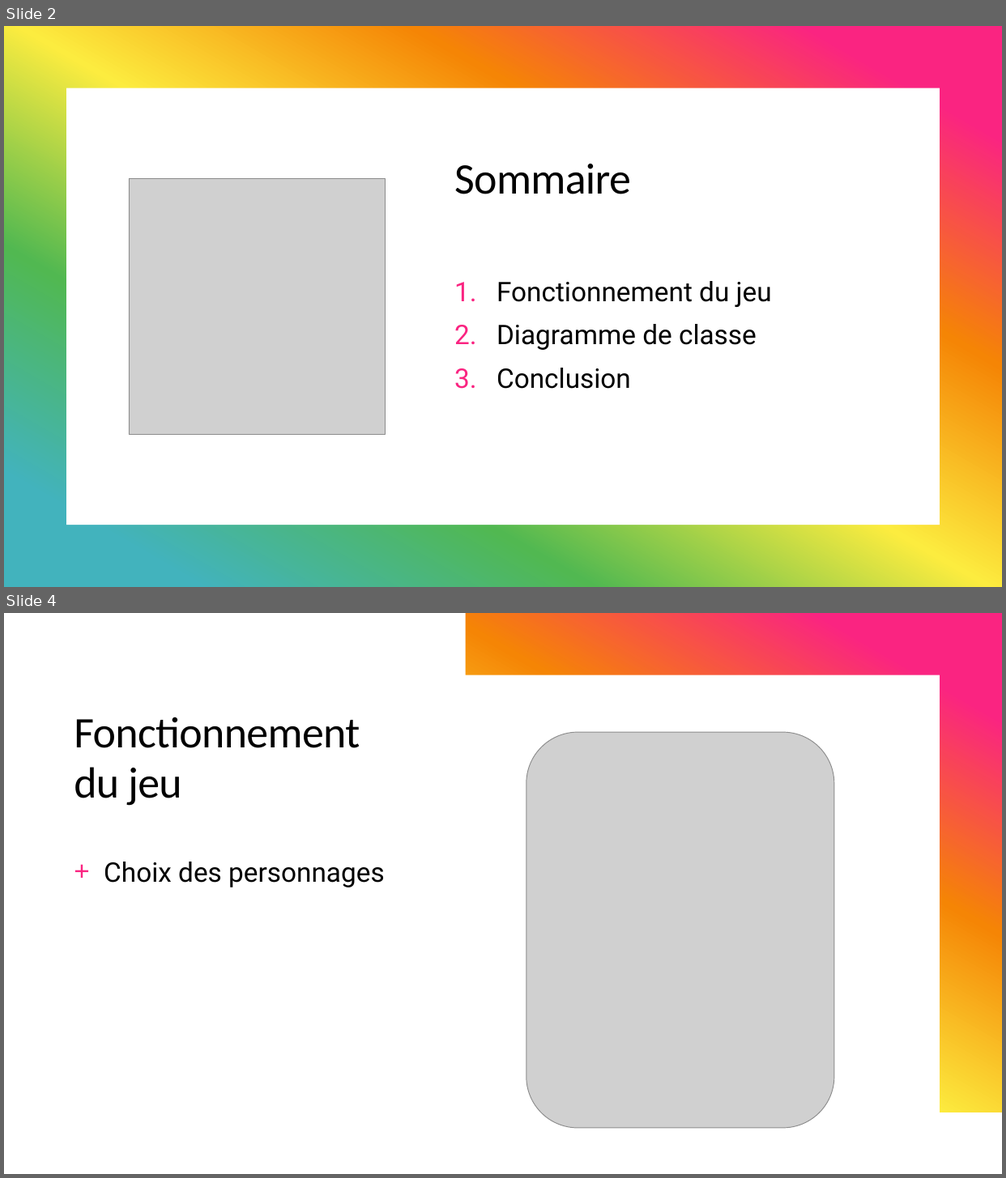
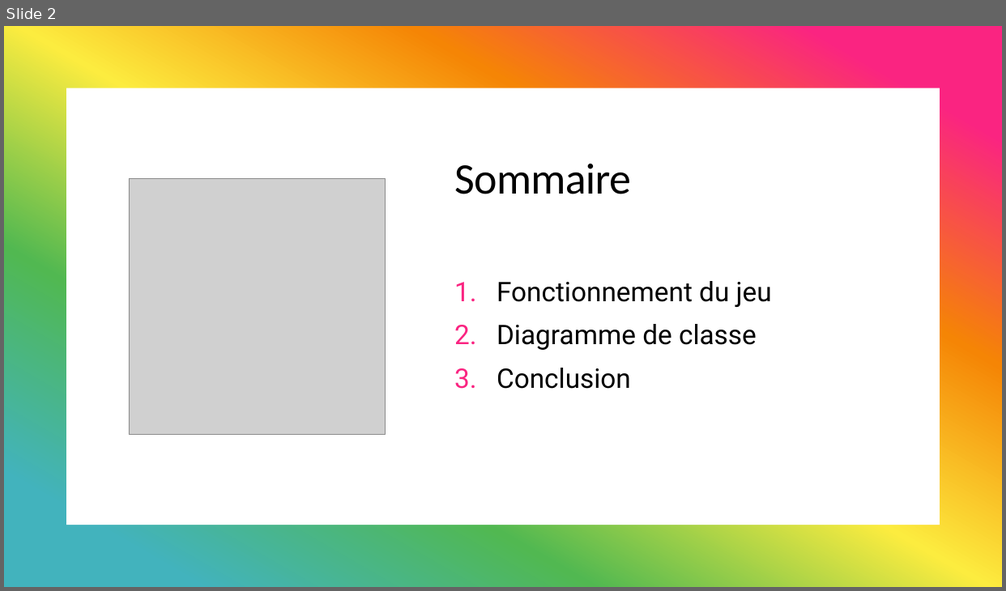
Before and after one commit to MickaeliOS/OpenClassrooms-P3-TermiFighter, a slide deck: P3_03_presentation.pptx. Shown one above the other, each under a label of ours: slides 2 and 4 before the commit, slide 2 after it; the slides between them are not shown. The pictures are 1006x1178 and 1006x591 pixels, drawn with LibreOffice and Linux fonts; fonts in the diff are those of the drawing; grey boxes stand for pictures. Boxes give left, top, right and bottom in pixels: in the first picture for what was removed or moved away, otherwise in the second. Text is boxed around its words. In the diff, an @@ line names an element or a change of style, - is before the commit and + after.

```diff
--- a/P3_03_presentation.pptx
+++ b/P3_03_presentation.pptx
@@ slide 4 removed at [4, 613, 1002, 1174], background #FFFFFF; not listed: 1 template element that a slide beside it also shows @@
@@ rectangle removed at [4, 613, 1002, 1174] @@
@@ rectangle removed at [4, 613, 1002, 1112] @@
@@ freeform shape removed at [4, 613, 940, 1118] @@
@@ title removed at [74, 717, 360, 806] @@
-Fonctionnement du jeu
@@ picture removed at [526, 732, 834, 1128] @@
@@ text removed at [104, 862, 385, 888] @@
-+ Choix des personnages
```
Also in this commit, not shown: 1 slide changed, 1 slide added, 6 other slides removed, 8 other files.
